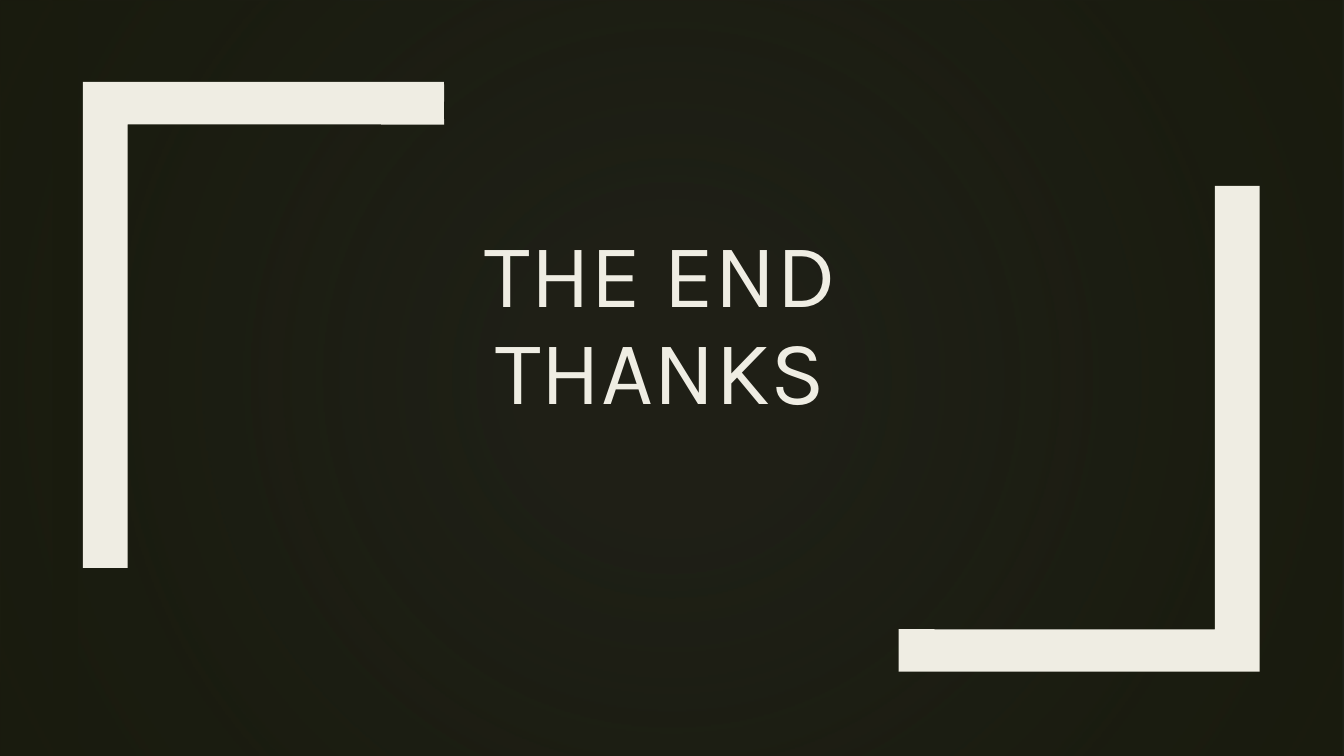
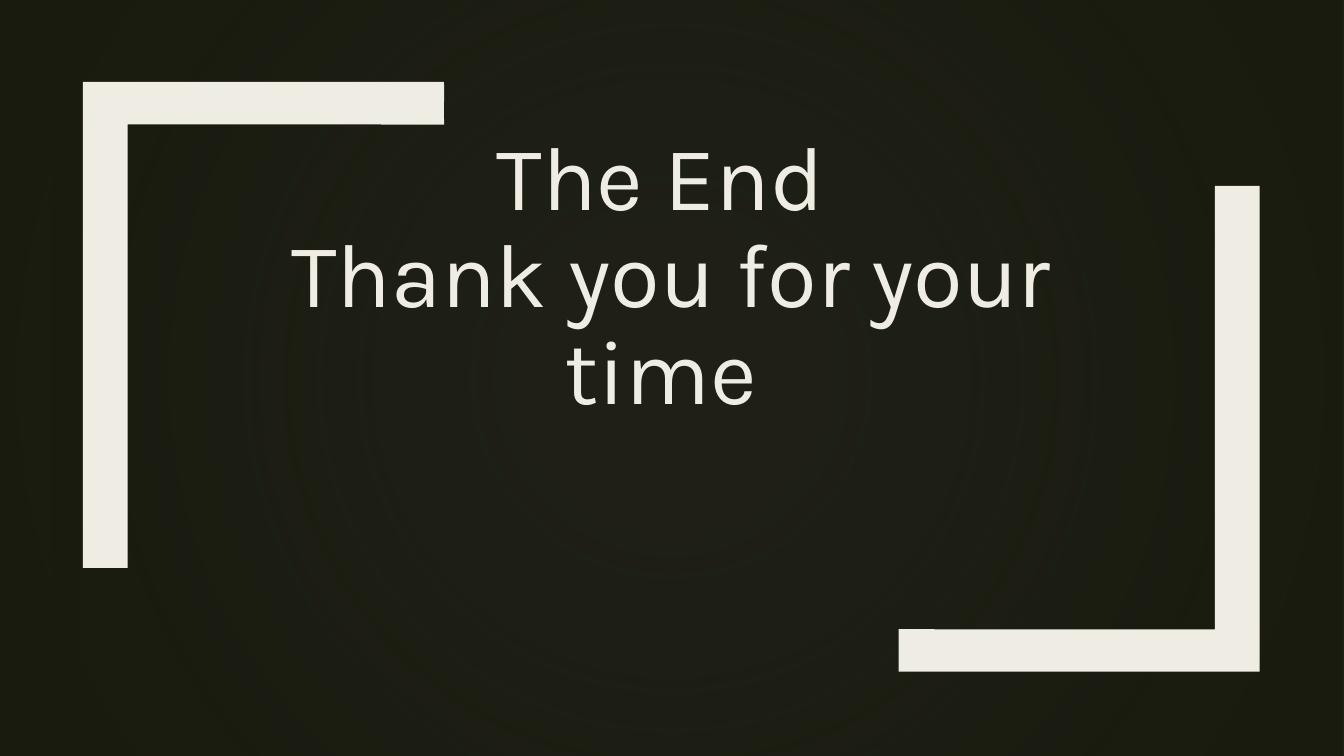
Before and after one commit to LiQianCA/FSD08-WebServices-Hotel_booking, a slide deck: slide 16 of Presentation1 9.35.06 PM.pptx. Drawn at 1344x756 pixels with LibreOffice and Linux fonts; fonts in the diff are those of the drawing; background and template pictures are left out; a plain dark background stands for a picture behind light text. Boxes give left, top, right and bottom in pixels: in the first picture for what was removed or moved away, otherwise in the second. Text is boxed around its words. In the diff, an @@ line names an element or a change of style, - is before the commit and + after.

Commit message:
update ppt

```diff
--- a/Presentation1 9.35.06 PM.pptx
+++ b/Presentation1 9.35.06 PM.pptx
@@ title at [291,148,1050,405]: text changed @@
-THE END
-THANKS
+The End
+Thank you for your time
```
Also in this commit, not shown: 4 other slides changed.
